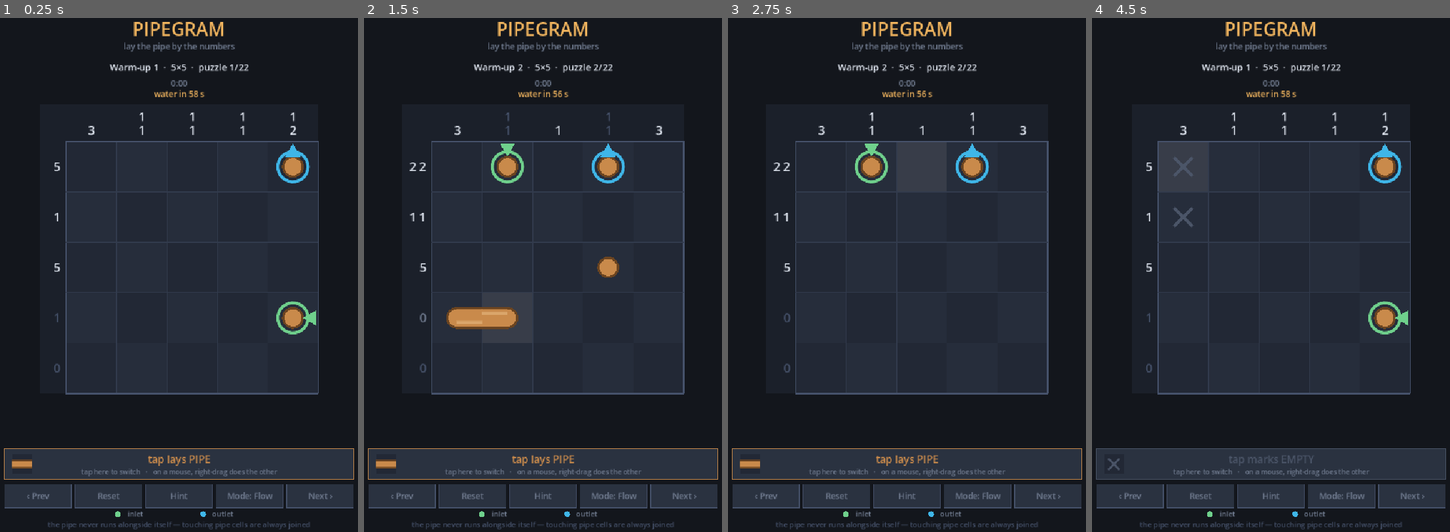
Above: before the commit, frames 1-4 (left to right).
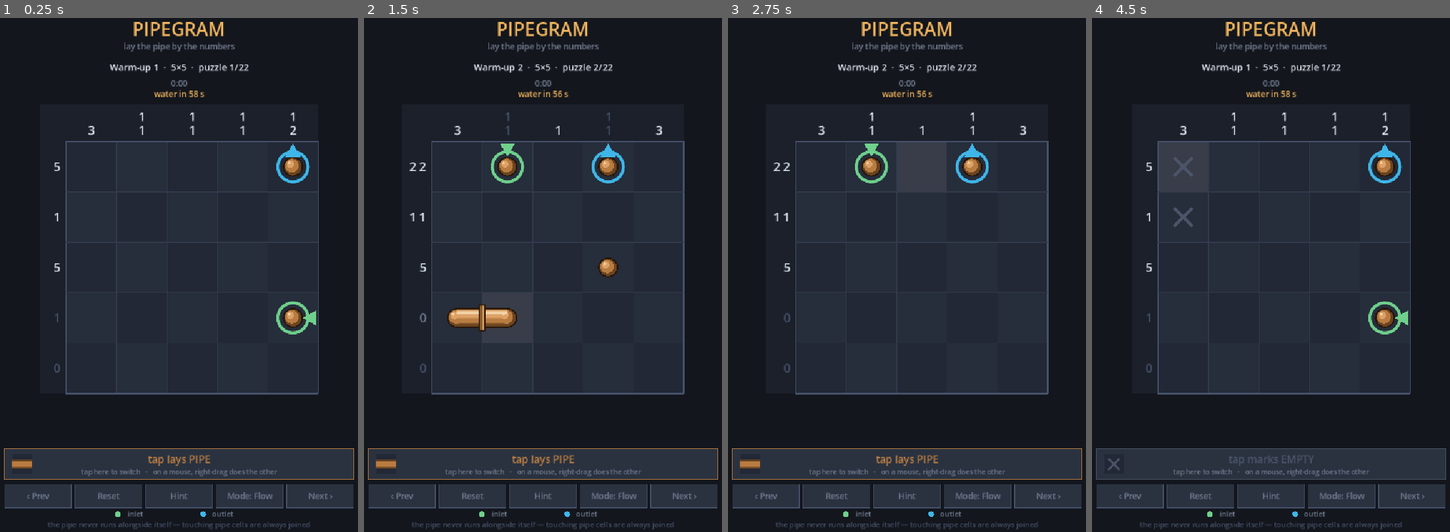
Above: after the commit, the same moments.

Repository: donkeyeatsbacon-web/pipegram
Game: Godot game, scene res://Main.tscn
Two runs of this game, one before a commit and one after it. Both use one fixed random seed, a clock stepped at 60 frames per second and the inputs below.
Inputs (mouse positions are in pixels of both pictures, inside the frame that each line leads up to):
- Up to frame 1 (0.25 s): no input
- Up to frame 2 (1.5 s): tap Enter at 0.5 s; move the mouse to (625, 244) at 0.52 s; hold Right 0.53-1.25 s; tap R at 0.6 s; click (625, 244) at 0.67 s; tap Space at 0.77, 1.25 s; drag from (467, 295) to (525, 372) at 1.27 s
- Up to frame 3 (2.75 s): tap Enter at 2 s; move the mouse to (942, 156) at 2.02 s; hold Right from 2.03 s (still down); tap P at 2.1 s
- Up to frame 4 (4.5 s): release Right at 2.75 s; tap Space at 2.75, 3.77, 4.25 s; drag from (1253, 372) to (1160, 192) at 2.77 s; tap Enter at 3.5 s; move the mouse to (1381, 346) at 3.52 s; hold Left 3.53-4.25 s; tap M at 3.6 s; drag from (1160, 192) to (1217, 141) at 4.27 s

The runs differ from the first frame. In frame 1, 0.3% of the frame differs, in the area x 78-85%, y 27-61%; in frame 2, 1.1%, in the area x 23-72%, y 26-62%; in frame 3, 0.3%; in frame 4, 0.3%.

Commit message:
Draw the pipe as lit copper tube with couplings
Replace the flat line-plus-outline with a five-layer tube: dark rim, body,
lit side and a specular streak, all offset towards a light up and to the
left. Collars go on at every cell boundary the pipe crosses, drawn after the
water so they wrap the outside the way a real coupling does.

Each layer is drawn across every leg before the next starts, so one cell's
rim can never land on a neighbour's body.

Water is now a shaded channel with a brighter core and a sheen, narrower than
before, so it reads as liquid inside the bore rather than a line painted over
the pipe. Its colours are drawn in the same strict order for the same reason:
painting the shaded circles after the bright core left a ring at every cell
centre.

Co-Authored-By: Claude Opus 5 <noreply@anthropic.com>

Diff:
--- a/scripts/Main.gd
+++ b/scripts/Main.gd
@@ -49,9 +49,13 @@
 const C_CELL_ALT    := Color("262d3b")
 const C_GRID        := Color("323b4d")
 const C_GRID_BOLD   := Color("46526b")
-const C_PIPE_DARK   := Color("6b4420")
-const C_PIPE        := Color("c98a4b")
-const C_PIPE_HI     := Color("e8bd86")
+const C_PIPE_SHADOW := Color("27160a")   # the rim that separates pipe from board
+const C_PIPE_DARK   := Color("6b4420")   # underside of the tube
+const C_PIPE        := Color("b87c41")   # body
+const C_PIPE_LIGHT  := Color("dda268")   # lit side
+const C_PIPE_HI     := Color("f2d2a6")   # specular streak
+const C_FLANGE      := Color("8c5e2e")   # collars at the section joins
+const C_WATER_DEEP  := Color("1c6f9e")   # shaded edge of the channel
 const C_WATER       := Color("3fb6e8")
 const C_WATER_HI    := Color("9fe4ff")
 const C_BLOCK       := Color("4b5568")
@@ -126,6 +130,7 @@
 var painted: Dictionary = {}
 var hover := Vector2i(-1, -1)
 var buttons: Array = []
+var pipe_flanges: Array = []   # collars, drawn over the water
 var mouse := Vector2.ZERO
 
 # headless screenshot mode
@@ -801,6 +806,7 @@
 	_draw_pipes()
 	if solved or flowing:
 		_draw_water()
+	_draw_flanges()
 	_draw_taps()
 	if lost:
 		_draw_burst()
@@ -943,42 +949,77 @@
 
 
 func _draw_pipes() -> void:
-	var thick := cell * 0.34
-	# outline pass, then the metal, so joints read as one continuous run
-	for pass_i in 2:
-		var col := C_PIPE_DARK if pass_i == 0 else C_PIPE
-		var wdt := thick + maxf(cell * 0.09, 3.0) if pass_i == 0 else thick
-		for y in H:
-			for x in W:
-				if marks[y][x] != PIPE:
-					continue
-				var c := Vector2i(x, y)
-				var ctr := _cell_centre(c)
-				var conns := _connections(c)
-				draw_circle(ctr, wdt * 0.5, col)
-				for d in conns:
-					draw_line(ctr, ctr + Vector2(d) * (cell * 0.5 + 0.5), col, wdt, true)
-				if conns.is_empty():
-					draw_circle(ctr, wdt * 0.5, col)
-
-	# a highlight line along the top of each run, for a bit of roundness
+	## Drawn as a lit tube rather than a flat line: a dark rim, a body, a lit
+	## side and a specular streak, all offset towards a light up and to the
+	## left. Collars go on at the section joins afterwards, over the water, the
+	## way a real coupling wraps the outside of the pipe.
+	var w := cell * 0.36
+	pipe_flanges.clear()
+
+	var legs: Array = []          # [centre, outer end, direction]
+	var joints: Array = []        # cell centres, where legs meet
 	for y in H:
 		for x in W:
 			if marks[y][x] != PIPE:
 				continue
 			var c := Vector2i(x, y)
 			var ctr := _cell_centre(c)
-			for d in _connections(c):
-				var off := Vector2(-d.y, d.x) * (thick * 0.26)
-				draw_line(ctr + off, ctr + Vector2(d) * (cell * 0.5) + off,
-						Color(C_PIPE_HI.r, C_PIPE_HI.g, C_PIPE_HI.b, 0.55),
-						maxf(thick * 0.17, 1.0), true)
+			var conns := _connections(c)
+			joints.append(ctr)
+			for d in conns:
+				var dv := Vector2(d)
+				# overshoot slightly so neighbouring cells meet with no seam
+				legs.append([ctr, ctr + dv * (cell * 0.5 + 0.7), dv])
+				pipe_flanges.append([ctr + dv * (cell * 0.5), dv])
+
+	# light from the upper left: for a horizontal run that is upwards, for a
+	# vertical run it is to the left
+	var lit := func(d: Vector2, amount: float) -> Vector2:
+		return Vector2(-absf(d.y), -absf(d.x)) * amount
+
+	# Each layer is drawn across every leg before the next starts, so one
+	# cell's rim can never land on top of a neighbour's body.
+	var layers := [
+		[C_PIPE_SHADOW, 1.10, 0.00],
+		[C_PIPE_DARK,   0.94, 0.00],
+		[C_PIPE,        0.74, 0.08],
+		[C_PIPE_LIGHT,  0.40, 0.20],
+		[C_PIPE_HI,     0.15, 0.29],
+	]
+	for layer in layers:
+		var col: Color = layer[0]
+		var mul: float = layer[1]
+		var shift: float = layer[2]
+		for l in legs:
+			var off: Vector2 = lit.call(l[2], w * shift)
+			draw_line(l[0] + off, l[1] + off, col, w * mul, true)
+		# a blob at the middle rounds the elbows and caps a lone stub
+		var joff := Vector2(-w * shift, -w * shift) * 0.7
+		for p in joints:
+			draw_circle(p + joff, w * mul * 0.5, col)
+
+
+func _draw_flanges() -> void:
+	## Collars at every cell boundary the pipe crosses -- the detail that reads
+	## as "sections of pipe bolted together" rather than "a drawn line".
+	var w := cell * 0.36
+	for f in pipe_flanges:
+		var p: Vector2 = f[0]
+		var d: Vector2 = f[1]
+		var side := Vector2(-d.y, d.x)
+		draw_line(p - side * w * 0.72, p + side * w * 0.72,
+				C_PIPE_SHADOW, w * 0.34, true)
+		draw_line(p - side * w * 0.66, p + side * w * 0.66,
+				C_FLANGE, w * 0.22, true)
+		draw_line(p - side * w * 0.66 - d * w * 0.06,
+				p + side * w * 0.66 - d * w * 0.06,
+				C_PIPE_LIGHT, w * 0.07, true)
 
 
 func _draw_water() -> void:
 	if sol_path.is_empty():
 		return
-	var thick := cell * 0.34 * 0.56
+	var thick := cell * 0.36 * 0.50
 	var last := float(sol_path.size() - 1)
 
 	# `water` is 0..1 across the route, so the front sits exactly at
@@ -998,12 +1039,25 @@
 		head = _cell_centre(sol_path[full]).lerp(_cell_centre(sol_path[full + 1]), frac)
 		pts.append(head)
 
+	# shaded channel, brighter core, then a sheen along the top: it has to read
+	# as liquid sitting inside the bore, not a line painted over the pipe
+	# Each colour finishes before the next starts. Painting the shaded circles
+	# after the bright core left a ring at every cell centre.
 	if pts.size() >= 2:
-		draw_polyline(pts, C_WATER, thick, true)
-	# round off the corners a mitred polyline leaves sharp
+		draw_polyline(pts, C_WATER_DEEP, thick, true)
 	for i in range(pts.size() - 1):
-		draw_circle(pts[i], thick * 0.5, C_WATER)
-	draw_circle(head, thick * 0.62, C_WATER_HI)
+		draw_circle(pts[i], thick * 0.5, C_WATER_DEEP)
+	if pts.size() >= 2:
+		draw_polyline(pts, C_WATER, thick * 0.64, true)
+	for i in range(pts.size() - 1):
+		draw_circle(pts[i], thick * 0.32, C_WATER)
+	if pts.size() >= 2:
+		var sheen := PackedVector2Array()
+		for p in pts:
+			sheen.append(p + Vector2(-thick * 0.15, -thick * 0.21))
+		draw_polyline(sheen, Color(C_WATER_HI.r, C_WATER_HI.g, C_WATER_HI.b, 0.45),
+				thick * 0.20, true)
+	draw_circle(head, thick * 0.58, C_WATER_HI)
 
 
 func _draw_taps() -> void:
